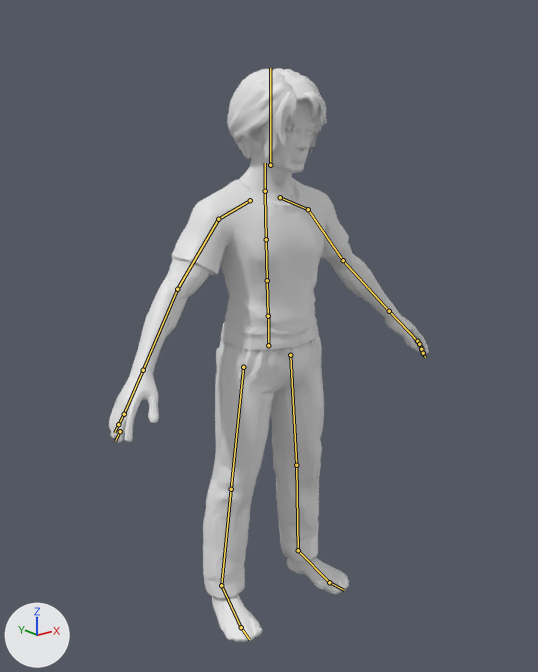
One commit to the Blender file Extras/ThorvayneHero_source.blend: the scene before it, then after it.
Before and after are seen from a 50 mm lens placed at (-1.469, -1.811, 1.717), pointed at (-0.024, -0.005, 0.995). The lights are fixed; the arrows at lower left show +X, +Y and +Z. The first picture is the older version. The bones that change, and the others that lie on the model, are drawn over the model as lines.

Names of what the first picture shows: 'HeroMesh'.
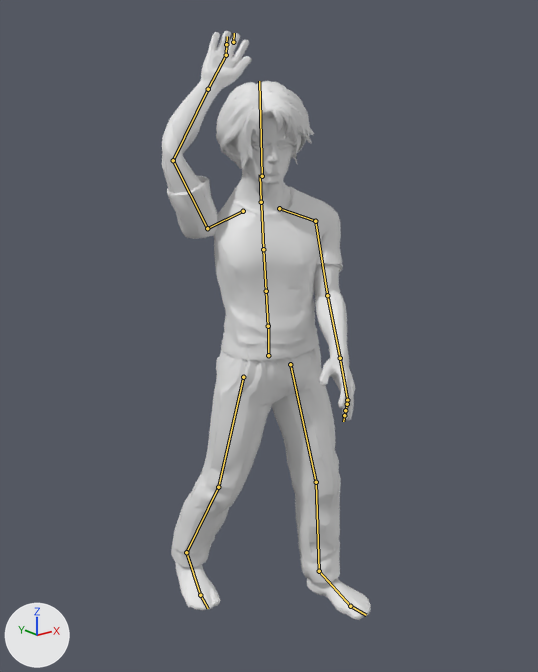
The newer file adds an action. The first version stands in its rest pose; the second is drawn at frame 31 of the action 'Chop'.

Location of each change, [x1, y1, x2, y2] in pixels of the pictures (538 x 672 px):
'HeroMesh', posed (35% narrower): before [109, 68, 429, 642]; after [162, 30, 371, 620]
bone 'mixamorig:Hips', root to tip: before (268, 345) to (268, 313); after (268, 355) to (268, 323)
bone 'mixamorig:Spine', root to tip: before (268, 316) to (267, 280); after (268, 326) to (266, 291)
bone 'mixamorig:Spine1', root to tip: before (267, 280) to (266, 239); after (266, 291) to (263, 249)
bone 'mixamorig:Head', root to tip: before (270, 165) to (270, 68); after (262, 176) to (259, 81)
bone 'mixamorig:LeftArm', root to tip: before (308, 209) to (343, 260); after (315, 221) to (327, 295)
bone 'mixamorig:LeftForeArm', root to tip: before (343, 260) to (389, 311); after (327, 295) to (340, 358)
bone 'mixamorig:RightArm', root to tip: before (218, 219) to (177, 289); after (207, 228) to (173, 160)
bone 'mixamorig:RightForeArm', root to tip: before (177, 289) to (143, 370); after (173, 160) to (208, 89)
bone 'mixamorig:LeftUpLeg', root to tip: before (290, 355) to (296, 465); after (290, 364) to (316, 482)
bone 'mixamorig:LeftLeg', root to tip: before (296, 465) to (298, 550); after (316, 482) to (319, 571)
bone 'mixamorig:LeftFoot', root to tip: before (298, 550) to (329, 582); after (319, 571) to (350, 606)
bone 'mixamorig:RightUpLeg', root to tip: before (243, 367) to (231, 489); after (243, 377) to (218, 487)
bone 'mixamorig:RightLeg', root to tip: before (231, 489) to (221, 585); after (218, 487) to (186, 552)
bone 'mixamorig:RightFoot', root to tip: before (221, 585) to (241, 627); after (186, 552) to (200, 595)

What changed in the scene script:
```text
Change bone_mixamorig_hips:
    where bone_mixamorig_hips = bpy.data.objects['Armature'].pose.bones['mixamorig:Hips']
    bone_mixamorig_hips.location: (0.0, 0.0, 0.0) -> (0.0, -0.035, 0.0)
Change bone_mixamorig_spine:
    where bone_mixamorig_spine = bpy.data.objects['Armature'].pose.bones['mixamorig:Spine']  # child of 'mixamorig:Hips'
    bone_mixamorig_spine.rotation_quaternion: (1.0, 0.0, 0.0, 0.0) -> (0.99, -0.034, -0.139, 0.0)  # degrees (0, 0, 0) -> degrees (-4, -16, 1)
Change bone_mixamorig_spine1:
    where bone_mixamorig_spine1 = bpy.data.objects['Armature'].pose.bones['mixamorig:Spine1']  # child of 'mixamorig:Spine'
    bone_mixamorig_spine1.rotation_quaternion: (1.0, 0.0, 0.0, 0.0) -> (0.998, 0.0, -0.069, -0.002)  # degrees (0, 0, 0) -> degrees (0, -8, 0)
Change bone_mixamorig_head:
    where bone_mixamorig_head = bpy.data.objects['Armature'].pose.bones['mixamorig:Head']  # child of 'mixamorig:Neck'
    bone_mixamorig_head.rotation_quaternion: (1.0, 0.0, 0.0, 0.0) -> (0.999, 0.035, 0.0, 0.0)  # degrees (0, 0, 0) -> degrees (4, 0, 0)
Change bone_mixamorig_leftarm:
    where bone_mixamorig_leftarm = bpy.data.objects['Armature'].pose.bones['mixamorig:LeftArm']  # child of 'mixamorig:LeftShoulder'
    bone_mixamorig_leftarm.rotation_quaternion: (1.0, 0.0, 0.0, 0.0) -> (0.926, 0.338, -0.101, 0.136)  # degrees (0, 0, 0) -> degrees (39, -16, 11)
Change bone_mixamorig_leftforearm:
    where bone_mixamorig_leftforearm = bpy.data.objects['Armature'].pose.bones['mixamorig:LeftForeArm']  # child of 'mixamorig:LeftArm'
    bone_mixamorig_leftforearm.rotation_quaternion: (1.0, 0.0, 0.0, 0.0) -> (0.954, 0.072, 0.219, 0.193)  # degrees (0, 0, 0) -> degrees (14, 23, 26)
Change bone_mixamorig_rightarm:
    where bone_mixamorig_rightarm = bpy.data.objects['Armature'].pose.bones['mixamorig:RightArm']  # child of 'mixamorig:RightShoulder'
    bone_mixamorig_rightarm.rotation_quaternion: (1.0, 0.0, 0.0, 0.0) -> (0.162, 0.137, 0.53, -0.821)  # degrees (0, 0, 0) -> degrees (-64, 23, -172)
Change bone_mixamorig_rightforearm:
    where bone_mixamorig_rightforearm = bpy.data.objects['Armature'].pose.bones['mixamorig:RightForeArm']  # child of 'mixamorig:RightArm'
    bone_mixamorig_rightforearm.rotation_quaternion: (1.0, 0.0, 0.0, 0.0) -> (0.644, 0.213, -0.557, -0.479)  # degrees (0, 0, 0) -> degrees (70, -31, -95)
Change bone_mixamorig_leftupleg:
    where bone_mixamorig_leftupleg = bpy.data.objects['Armature'].pose.bones['mixamorig:LeftUpLeg']  # child of 'mixamorig:Hips'
    bone_mixamorig_leftupleg.rotation_quaternion: (1.0, 0.0, 0.0, 0.0) -> (0.993, 0.121, -0.013, 0.0)  # degrees (0, 0, 0) -> degrees (14, -1, 0)
Change bone_mixamorig_leftleg:
    where bone_mixamorig_leftleg = bpy.data.objects['Armature'].pose.bones['mixamorig:LeftLeg']  # child of 'mixamorig:LeftUpLeg'
    bone_mixamorig_leftleg.rotation_quaternion: (1.0, 0.0, 0.0, 0.0) -> (0.995, -0.104, 0.009, 0.0)  # degrees (0, 0, 0) -> degrees (-12, 1, 0)
Change bone_mixamorig_leftfoot:
    where bone_mixamorig_leftfoot = bpy.data.objects['Armature'].pose.bones['mixamorig:LeftFoot']  # child of 'mixamorig:LeftLeg'
    bone_mixamorig_leftfoot.rotation_quaternion: (1.0, 0.0, 0.0, 0.0) -> (0.999, -0.052, 0.008, -0.001)  # degrees (0, 0, 0) -> degrees (-6, 1, 0)
Change bone_mixamorig_rightupleg:
    where bone_mixamorig_rightupleg = bpy.data.objects['Armature'].pose.bones['mixamorig:RightUpLeg']  # child of 'mixamorig:Hips'
    bone_mixamorig_rightupleg.rotation_quaternion: (1.0, 0.0, 0.0, 0.0) -> (0.996, -0.087, -0.009, 0.0)  # degrees (0, 0, 0) -> degrees (-10, -1, 0)
Change bone_mixamorig_rightleg:
    where bone_mixamorig_rightleg = bpy.data.objects['Armature'].pose.bones['mixamorig:RightLeg']  # child of 'mixamorig:RightUpLeg'
    bone_mixamorig_rightleg.rotation_quaternion: (1.0, 0.0, 0.0, 0.0) -> (0.993, -0.121, -0.01, 0.0)  # degrees (0, 0, 0) -> degrees (-14, -1, 0)
Change bone_mixamorig_rightfoot:
    where bone_mixamorig_rightfoot = bpy.data.objects['Armature'].pose.bones['mixamorig:RightFoot']  # child of 'mixamorig:RightLeg'
    bone_mixamorig_rightfoot.rotation_quaternion: (1.0, 0.0, 0.0, 0.0) -> (0.995, 0.103, 0.016, -0.003)  # degrees (0, 0, 0) -> degrees (12, 2, 0)
```
